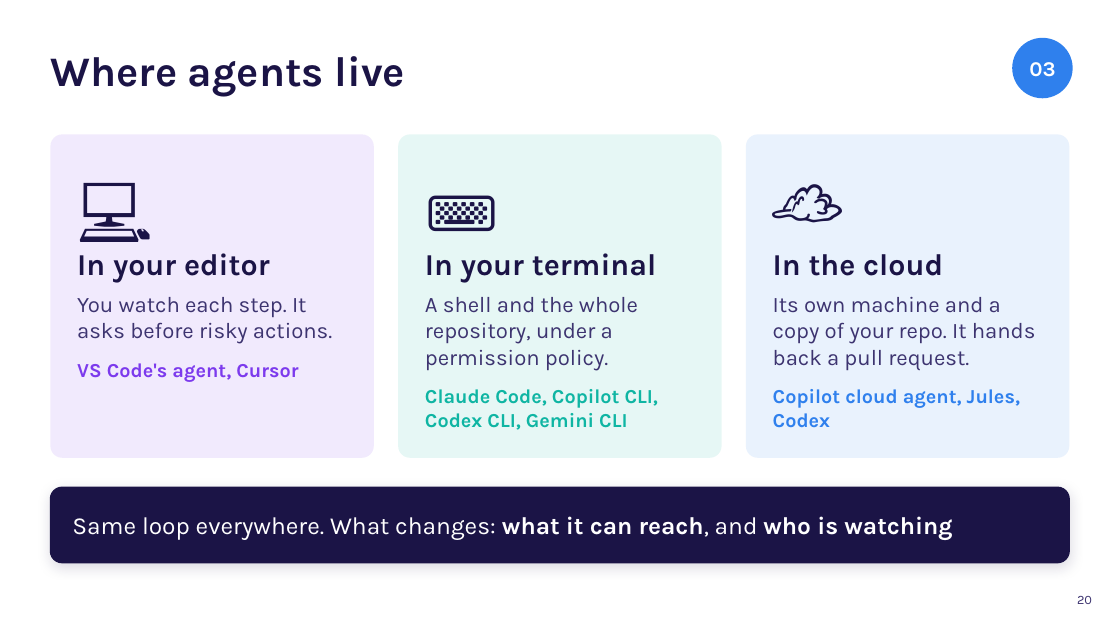
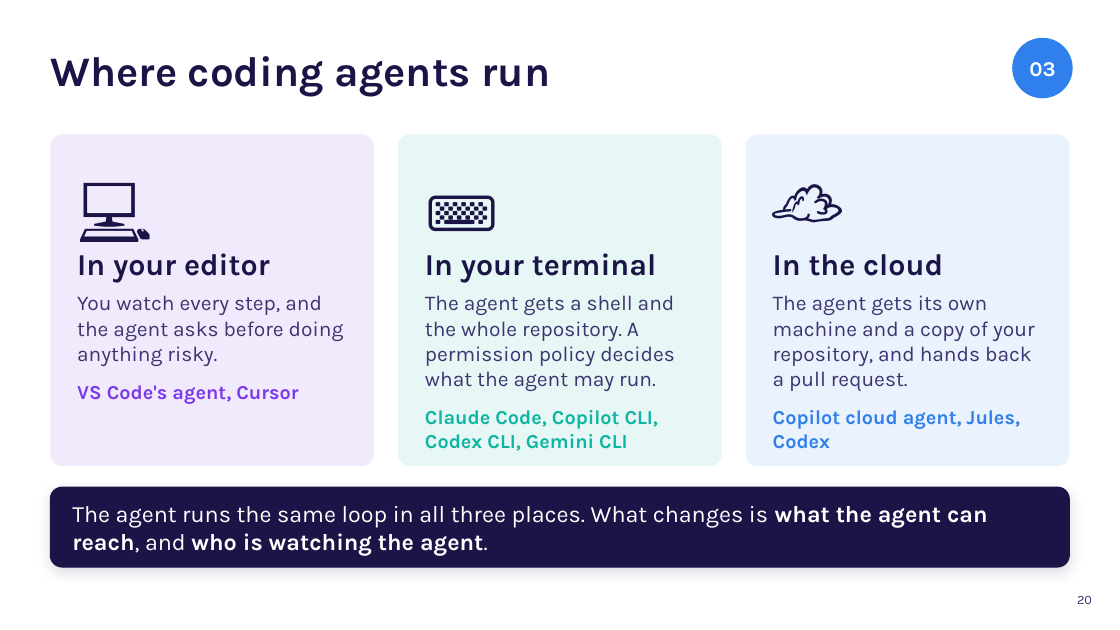
Before and after one commit to karoluciecha/ai-assisted-programming-module, a slide deck: slide 20 of lectures-and-labs/week06/agents-lecture.pptx. Drawn at 1120x630 pixels with LibreOffice and Linux fonts; fonts in the diff are those of the drawing. Boxes give left, top, right and bottom in pixels: in the first picture for what was removed or moved away, otherwise in the second. Text is boxed around its words. In the diff, an @@ line names an element or a change of style, - is before the commit and + after.

Commit message:
chore: update course content from the module repo

```diff
--- a/lectures-and-labs/week06/agents-lecture.pptx
+++ b/lectures-and-labs/week06/agents-lecture.pptx
@@ title at bbox=[50, 56, 550, 97]: text changed @@
-Where agents live
+Where coding agents run
@@ rounded rectangle "💻": place and size @@
-rounded rectangle "💻" at bbox=[50, 134, 374, 458]
+rounded rectangle "💻" at bbox=[50, 134, 374, 466]
@@ rounded rectangle "⌨️": place and size @@
-rounded rectangle "⌨️" at bbox=[398, 134, 722, 458]
+rounded rectangle "⌨️" at bbox=[398, 134, 722, 466]
@@ rounded rectangle "☁️": place and size @@
-rounded rectangle "☁️" at bbox=[746, 134, 1070, 458]
+rounded rectangle "☁️" at bbox=[746, 134, 1070, 466]
@@ text in rounded rectangle at bbox=[77, 295, 344, 366]: text changed; size 19 to 18 pt @@
-You watch each step. It asks before risky actions.
+You watch every step, and the agent asks before doing anything risky.
@@ text in rounded rectangle at bbox=[425, 295, 675, 391]: text changed; size 19 to 18 pt @@
-A shell and the whole repository, under a permission policy.
+The agent gets a shell and the whole repository. A permission policy decides what the agent may run.
@@ text in rounded rectangle at bbox=[773, 295, 1035, 391]: text changed; size 19 to 18 pt @@
-Its own machine and a copy of your repo. It hands back a pull request.
+The agent gets its own machine and a copy of your repository, and hands back a pull request.
@@ rounded rectangle "The agent runs the same ...": place and size @@
-rounded rectangle "The agent runs the same ..." at bbox=[50, 487, 1070, 563]
+rounded rectangle "The agent runs the same ..." at bbox=[50, 487, 1070, 567]
@@ rounded rectangle "The agent runs the same ..." at bbox=[50, 487, 1070, 567]: proportions changed @@
@@ text in rounded rectangle at bbox=[72, 506, 988, 555]: text changed; size 21 to 20 pt @@
-Same loop everywhere. What changes: what it can reach, and who is watching
+The agent runs the same loop in all three places. What changes is what the agent can reach, and who is watching the agent.
```
Also in this commit, not shown: 21 other slides changed, 3 slides removed, 1 other file.
